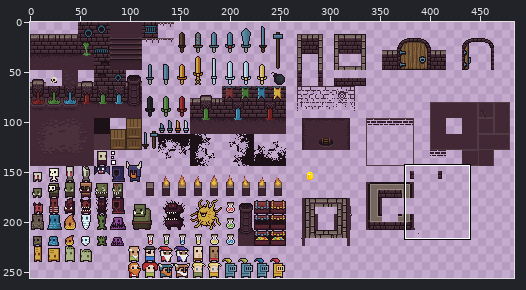
Sprite sheet, stored at images/16x16DungeonTileset.png. Above: a wide view before the commit, with the close-up outlined.
Close-up. Before the commit:
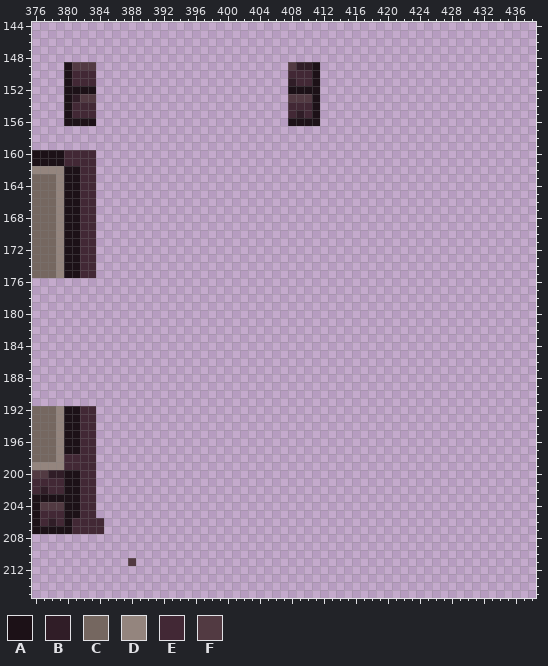
The file is 512x256 pixels. Colours within 5 levels of each other are drawn and written as one. Shown: x 376..438, y 144..215. The wide view leaves out empty margins. The commit also changed other parts of the picture, which this record leaves out.
Palette (. is transparent): A #1c1117  B #301d27  C #756760  D #94857e  E #422835  F #523a42
Pixels before (only the part around the change), first column x 376:
144 .............................................................
145 .............................................................
146 .............................................................
147 .............................................................
148 .............................................................
149 ....AFFF........................FBBA.........................
150 ....AEEE........................EEEA.........................
151 ....AEEE........................BEEA.........................
152 ....AAAA........................AAAA.........................
153 ....ABFF........................FFFA.........................
154 ....AEEE........................EEEA.........................
155 ....AEEE........................EBEA.........................
156 ....AAAA........................AAAA.........................
157 .............................................................
158 .............................................................
159 .............................................................
160 AAAAEEEE.....................................................
161 AAAAEEEE.....................................................
162 DDDDAAEE.....................................................
163 CCCDAAEE.....................................................
164 CCCDAAEE.....................................................
165 CCCDAAEE.....................................................
166 CCCDAAEE.....................................................
167 CCCDAAEE.....................................................
168 CCCDAAEE.....................................................
169 CCCDAAEE.....................................................
170 CCCDAAEE.....................................................
171 CCCDAAEE.....................................................
172 CCCDAAEE.....................................................
173 CCCDAAEE.....................................................
174 CCCDAAEE.....................................................
175 CCCDAAEE.....................................................
176 .............................................................
177 .............................................................
178 .............................................................
179 .............................................................
180 .............................................................
181 .............................................................
182 .............................................................
183 .............................................................
184 .............................................................
185 .............................................................
186 .............................................................
187 .............................................................
188 .............................................................
189 .............................................................
190 .............................................................
191 .............................................................
192 CCCDAAEE.....................................................
193 CCCDAAEE.....................................................
194 CCCDAAEE.....................................................
195 CCCDAAEE.....................................................
196 CCCDAAEE.....................................................
197 CCCDAAEE.....................................................
198 CCCDEEEE.....................................................
199 DDDDEEEE.....................................................
200 FFBBAAEE.....................................................
201 EEEEAAEE.....................................................
202 EBEEAAEE.....................................................
203 AAAAAAEE.....................................................
204 AFFFAAEE.....................................................
205 AEEEAAEE.....................................................
206 AEBEAEEEE....................................................
207 AAAAAEEEE....................................................
208 .............................................................
209 .............................................................
210 .............................................................
211 ............F................................................
212 .............................................................
213 .............................................................
214 .............................................................
The result:
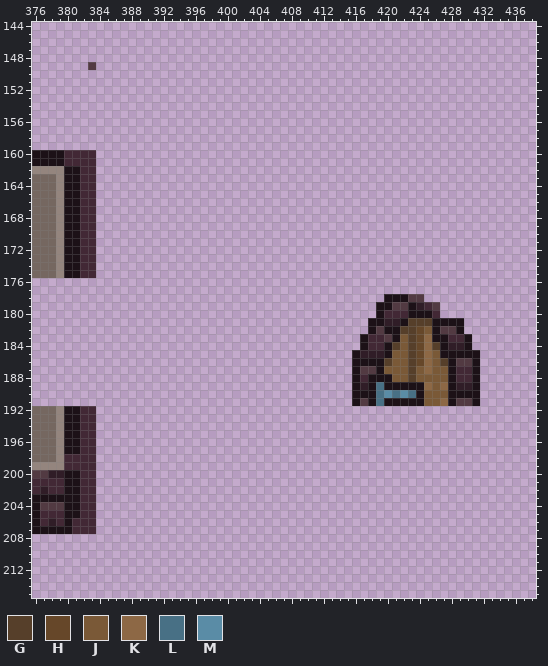
Colours new in this view: G #563f2a  H #664729  J #7a5937  K #8d6845  L #487085  M #5a8ca6
Edits made:
Colour A is added in row 178 at x 420 to 422; in row 179 at x 419 to 420 and 423; in row 180 at x 419 and 423 to 425; in row 181 at x 418 to 419, 422 and 426 to 429; in row 182 at x 418, 420 to 421, 426 and 429; in row 183 at x 417, 421, 426 to 427 and 430.
Colour A is added in row 184 at x 417, 420, 427 and 430; in row 185 at x 416, 420 and 427 to 431; in row 186 at x 416 to 419, 428 and 431; in row 187 at x 416, 419, 428 and 431; in row 188 at x 416, 418 to 420, 428 and 431; in row 189 at x 416, 418, 420 to 424, 428 and 431.
Colour A is added in row 190 at x 416 to 418, 424 and 428 to 431; in row 191 at x 416, 418, 420 to 424, 428 and 431.
Colour B is added in row 179 at x 424; in row 181 at x 420 to 421; in row 184 at x 428 to 429; in row 185 at x 417 to 419; in row 189 at x 417 and 429 to 430.
Colour E is added in row 179 at x 425; in row 180 at x 420 to 422 and 426; in row 183 at x 418 to 419 and 428 to 429; in row 184 at x 418 to 419; in row 187 at x 429 to 430; in row 188 at x 417 and 429 to 430.
Colour F is added in row 178 at x 423 to 424; in row 179 at x 421 to 422 and 426; in row 182 at x 419 and 427 to 428; in row 183 at x 420; in row 186 at x 429 to 430; in row 187 at x 417 to 418.
Colour F is added in row 191 at x 417 and 429 to 430.
Colour G is added in row 181 at x 423 to 425; in row 182 at x 422 to 423; in row 183 at x 423; in row 184 at x 421, 423 and 426; in row 185 at x 423; in row 186 at x 420, 423 and 427.
Colour G is added in rows 187 to 188 at x 423.
Colour H is added in rows 182 to 186 at x 424.
Colour J is added in row 182 at x 425; in rows 183 to 184 at x 422; in rows 185 to 186 at x 421 to 422 and 426; in row 187 at x 420 to 422, 424 and 426 to 427; in row 188 at x 421 to 422 and 424 to 427; in row 189 at x 426.
Colour J is added in row 190 at x 425 to 427; in row 191 at x 425 to 426.
Colour K is added in rows 183 to 187 at x 425; in row 189 at x 425 and 427; in row 191 at x 427.
Colour L is added in row 189 at x 419; in row 190 at x 419, 421 and 423; in row 191 at x 419.
Colour M is added in row 190 at x 420 and 422.
The edit erases colour A in rows 149 to 151 at x 380 and 411; in row 152 at x 380 to 383 and 408 to 411; in rows 153 to 155 at x 380 and 411; in row 156 at x 380 to 383 and 408 to 411.
The edit erases colour B in row 149 at x 409 to 410; in row 151 at x 408; in row 153 at x 381; in row 155 at x 409.
The edit erases colour E in row 150 at x 381 to 383 and 408 to 410; in row 151 at x 381 to 383 and 409 to 410; in row 154 at x 381 to 383 and 408 to 410; in row 155 at x 381 to 383, 408 and 410; in rows 206 to 207 at x 384.
The edit erases colour F in row 149 at x 381 to 382 and 408; in row 153 at x 382 to 383 and 408 to 410; in row 211 at x 388.
